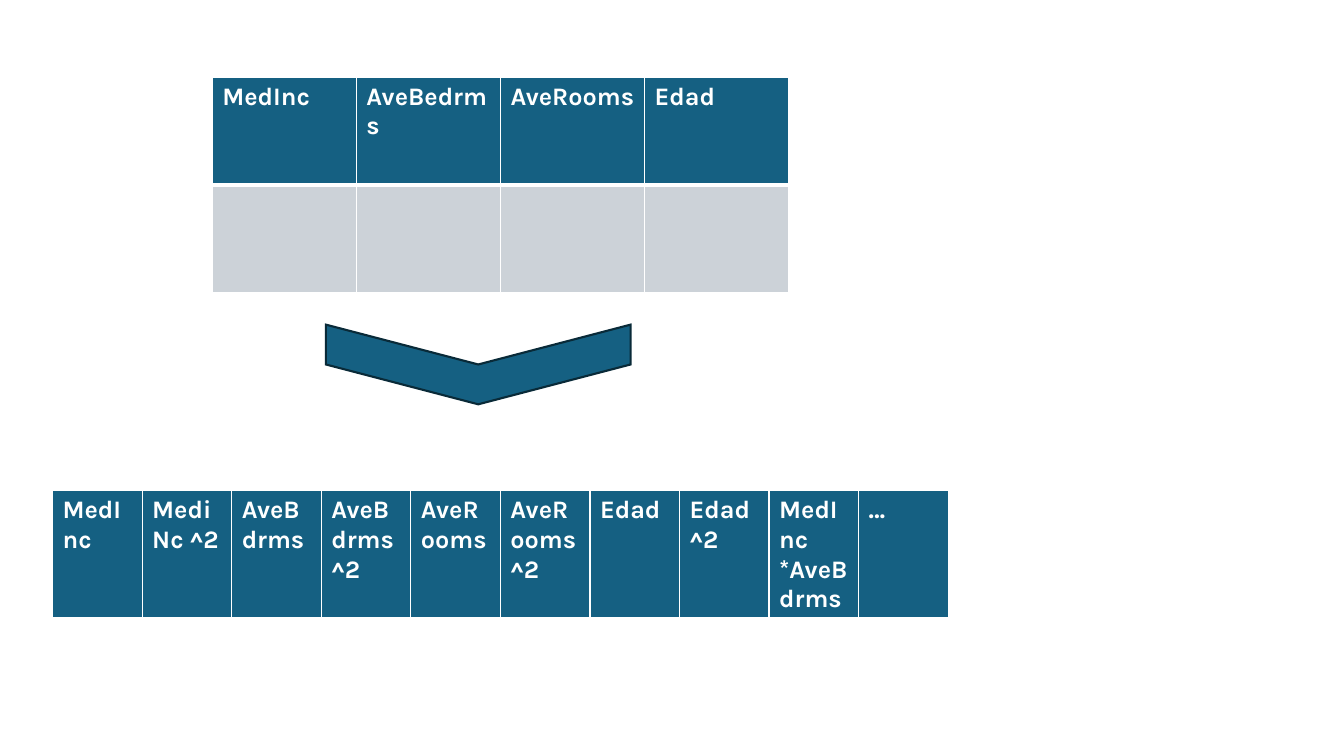
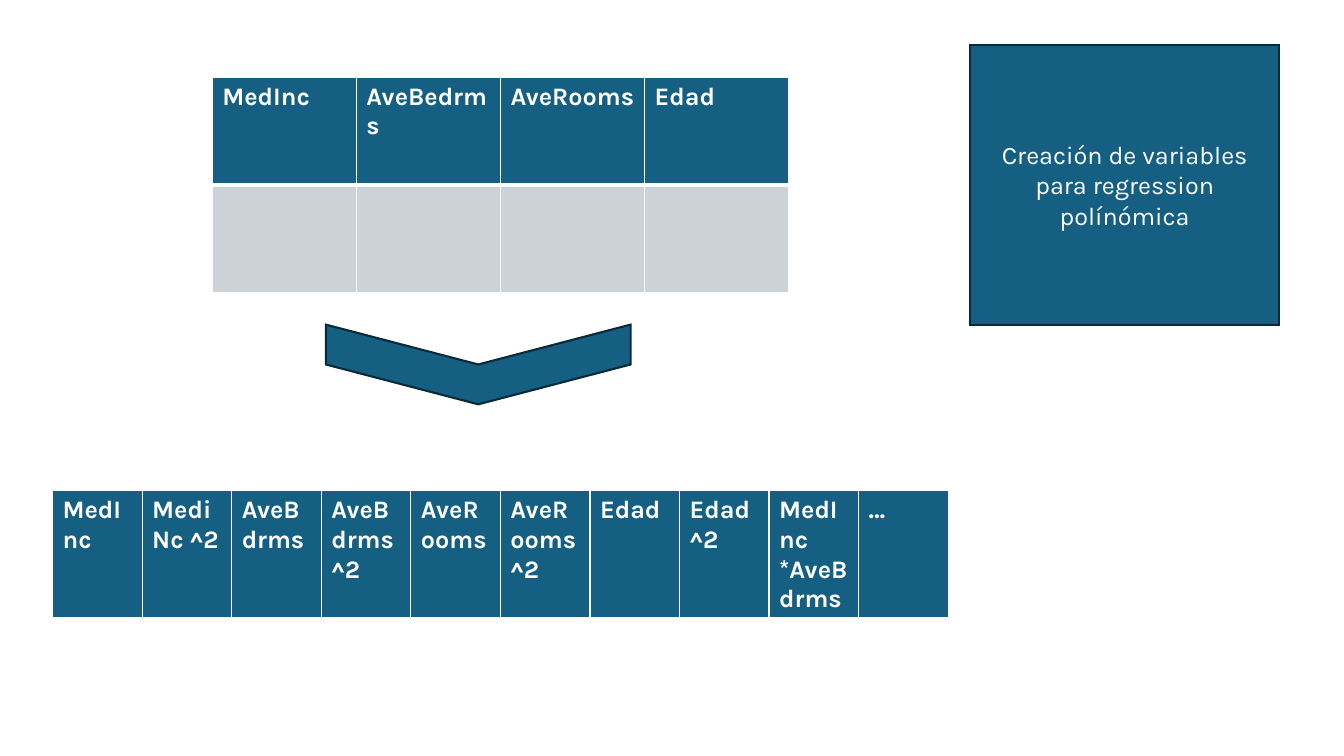
Before and after one commit to alonsinsan/C1-Machine-Learning-2020, a slide deck: slide 2 of categorias en machine learning.pptx. Drawn at 1344x756 pixels with LibreOffice and Linux fonts; fonts in the diff are those of the drawing. Boxes give left, top, right and bottom in pixels: in the first picture for what was removed or moved away, otherwise in the second. Text is boxed around its words. In the diff, an @@ line names an element or a change of style, - is before the commit and + after.

```diff
--- a/categorias en machine learning.pptx
+++ b/categorias en machine learning.pptx
@@ rectangle added at (970, 45, 1279, 326), fill #156082, outline #092A39 1.5 pt, 18 pt, text #FFFFFF @@
+Creación de variables para regression polínómica
```
Also in this commit, not shown: 2 other slides changed, 1 slide added, 9 other files.
